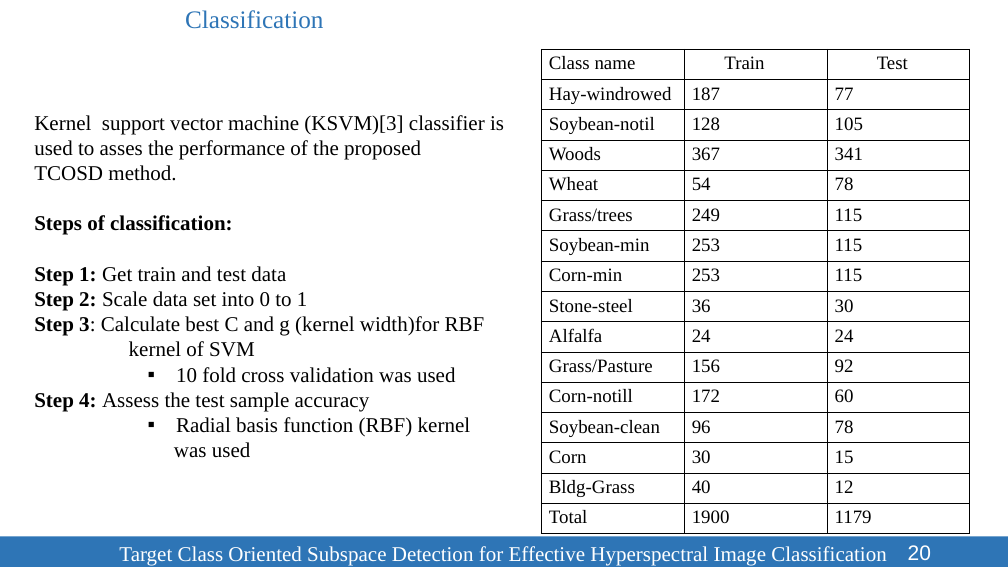
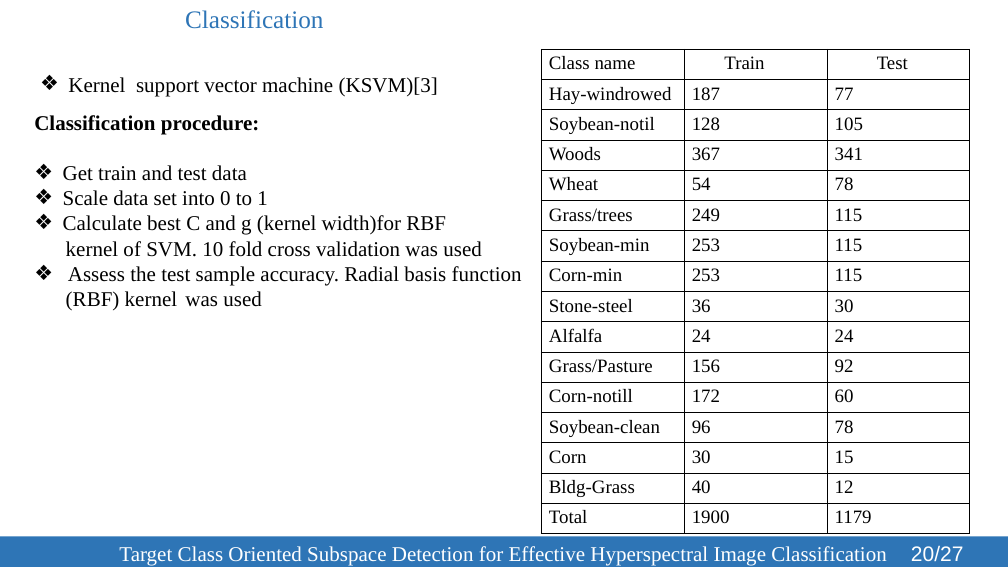
Before and after one commit to SleepyBrain/Remote-Sensing, a slide deck: slide 20 of Presentation/TCOSD-123086.pptx. Drawn at 1008x567 pixels with LibreOffice and Linux fonts; fonts in the diff are those of the drawing. Boxes give left, top, right and bottom in pixels: in the first picture for what was removed or moved away, otherwise in the second. Text is boxed around its words. In the diff, an @@ line names an element or a change of style, - is before the commit and + after.

```diff
--- a/Presentation/TCOSD-123086.pptx
+++ b/Presentation/TCOSD-123086.pptx
@@ text added at box(68, 77, 438, 96), 20 pt, text #000000 @@
+❖ Kernel support vector machine (KSVM)[3]
@@ text at box(34, 115, 522, 311): text changed @@
-Kernel support vector machine (KSVM)[3] classifier is
-used to asses the performance of the proposed
-TCOSD method.
-Steps of classification:
-Step 1: Get train and test data
-Step 2: Scale data set into 0 to 1
-Step 3: Calculate best C and g (kernel width)for RBF
-kernel of SVM
-      ▪ 10 fold cross validation was used
-Step 4: Assess the test sample accuracy
-      ▪ Radial basis function (RBF) kernel
-      was used
+Classification procedure:
+❖ Get train and test data
+❖ Scale data set into 0 to 1
+❖ Calculate best C and g (kernel width)for RBF
+kernel of SVM. 10 fold cross validation was used
+❖ Assess the test sample accuracy. Radial basis function
+(RBF) kernel was used
@@ page number at box(911, 545, 964, 561): text changed @@
-20
+20/27
```
Also in this commit, not shown: 16 other slides changed, 1 slide added, 4 other files.
